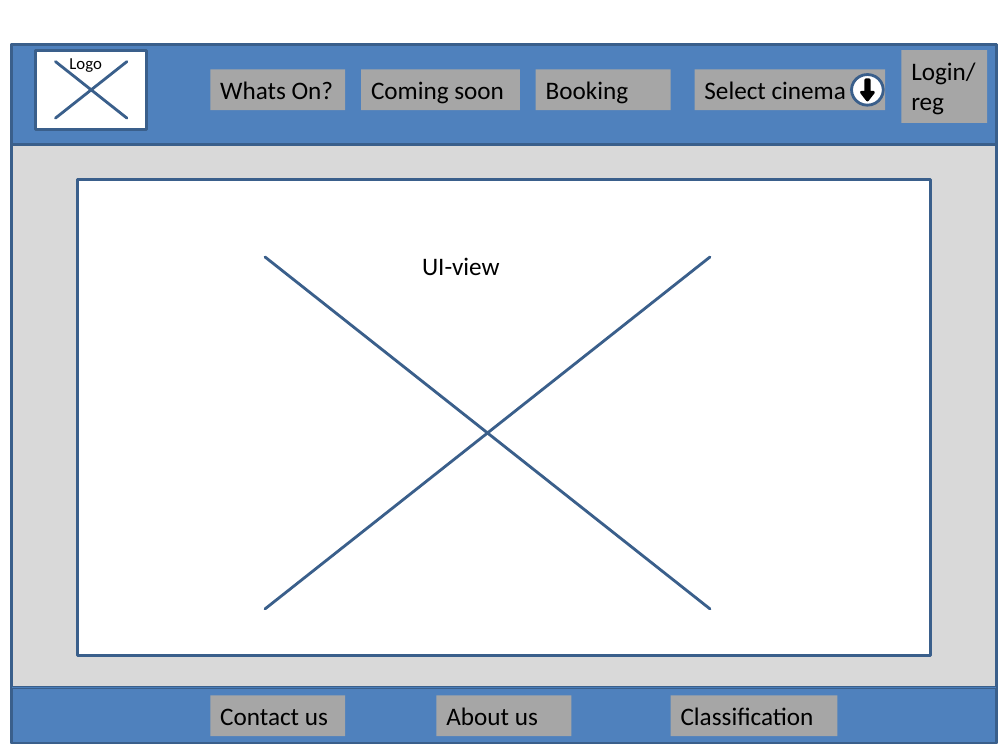
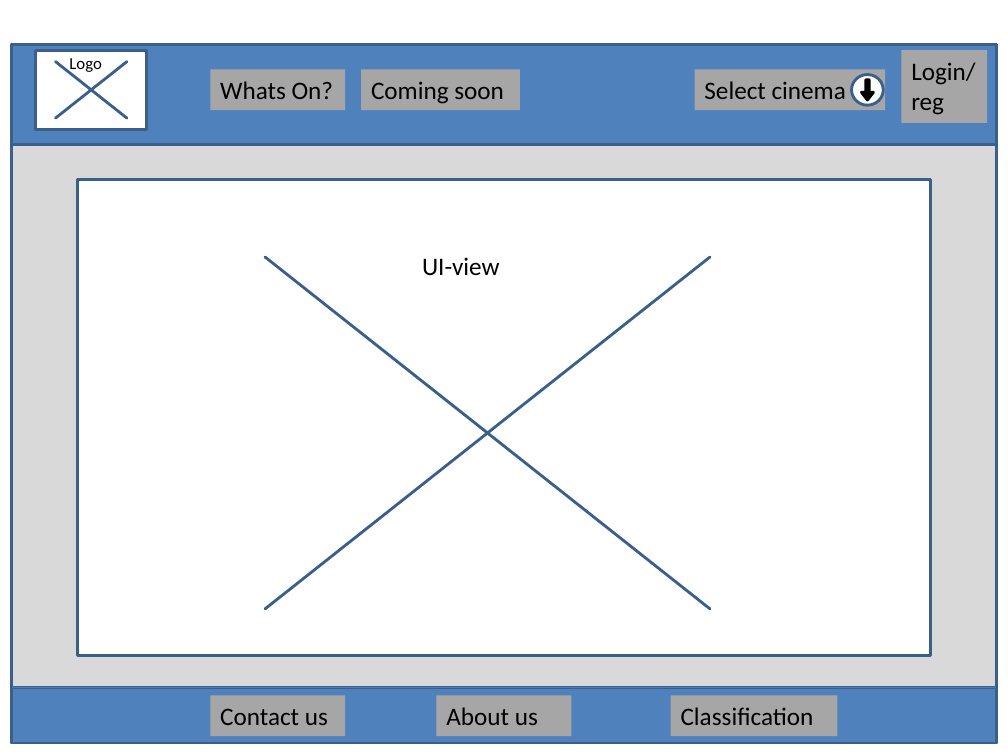
Before and after one commit to SadiahQA/QA-Cinemas-Cohort5-Team2, a slide deck: slide 1 of Index.html.pptx. Drawn at 1008x756 pixels with LibreOffice and Linux fonts; fonts in the diff are those of the drawing. Boxes give left, top, right and bottom in pixels: in the first picture for what was removed or moved away, otherwise in the second. Text is boxed around its words. In the diff, an @@ line names an element or a change of style, - is before the commit and + after.

```diff
--- a/Index.html.pptx
+++ b/Index.html.pptx
@@ rectangle removed at (535, 70, 670, 110) @@
-Booking
```
Also in this commit, not shown: 1 other file.
